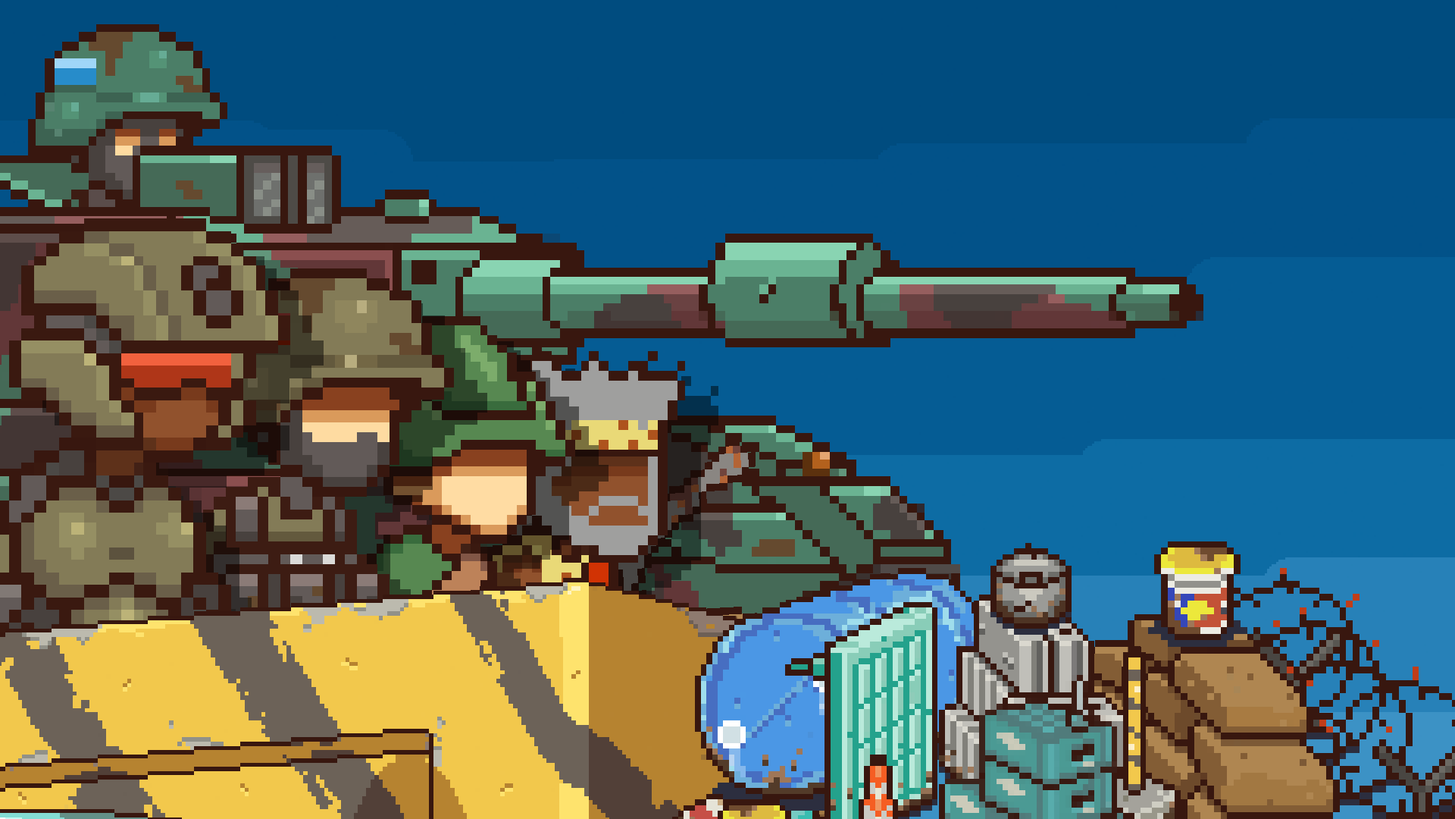
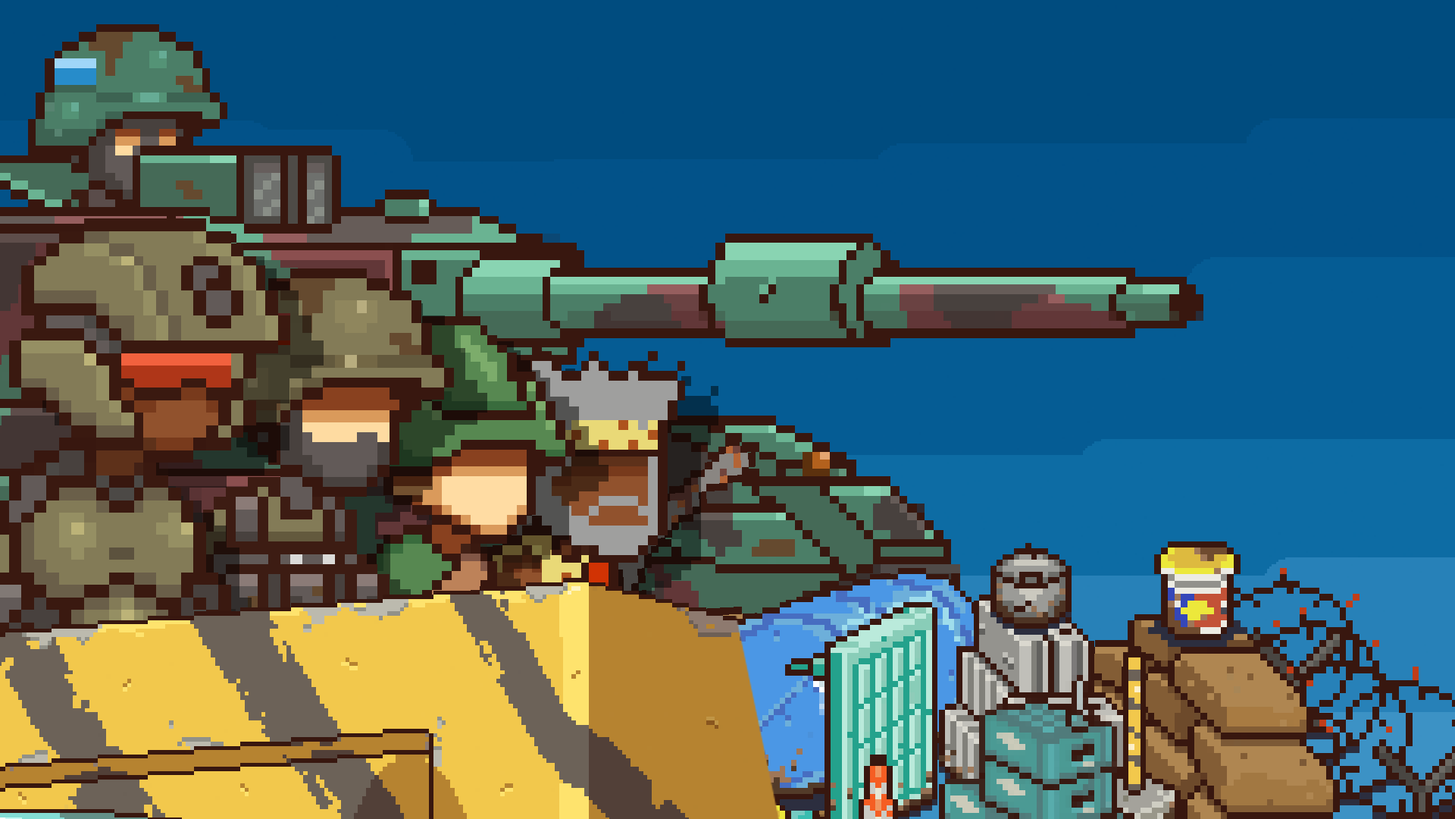
Layered file, before and after one edit (w=1455, h=819). Changes by layer:
moved "23_1" above "Group 1" over left=672, top=620, right=780, bottom=819
